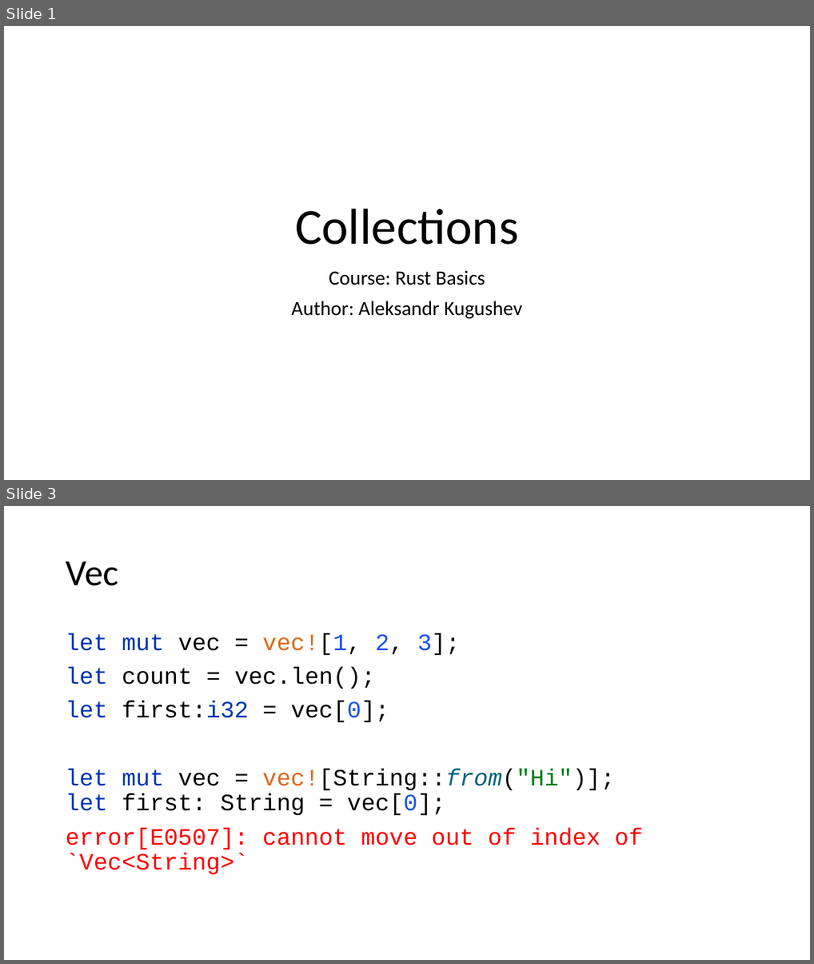
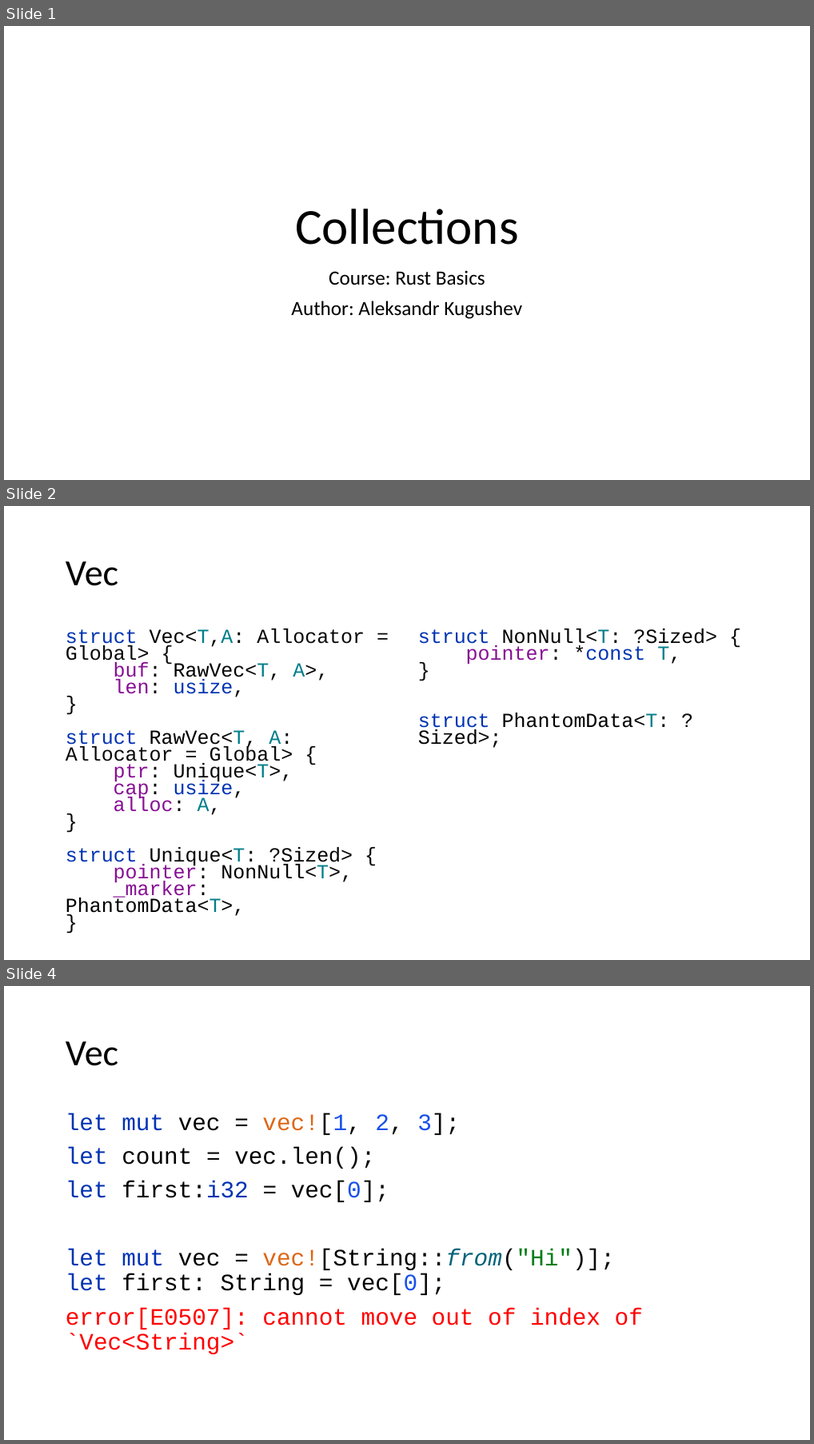
Before and after one commit to kugushev/course-rust-basics, a slide deck: pres/07-Collections.pptx. Shown one above the other, each under a label of ours: slides 1 and 3 before the commit, slides 1, 2 and 4 after it; the slides between them are not shown. The pictures are 814x964 and 814x1444 pixels, drawn with LibreOffice and Linux fonts; fonts in the diff are those of the drawing. Boxes give left, top, right and bottom in pixels: in the first picture for what was removed or moved away, otherwise in the second. Text is boxed around its words. In the diff, an @@ line names an element or a change of style, - is before the commit and + after.

```diff
--- a/pres/07-Collections.pptx
+++ b/pres/07-Collections.pptx
@@ slide 2 added at (x1=4, y1=506, x2=810, y2=960), background #FFFFFF @@
@@ rectangle added at (x1=4, y1=509, x2=16, y2=533), fill #FFFFFF @@
@@ title added at (x1=66, y1=561, x2=118, y2=586), 44 pt, text #000000 @@
+Vec
@@ text added at (x1=66, y1=628, x2=365, y2=918), 23.8 pt, text #080808 @@
+struct Vec<T,A: Allocator = Global> {
+buf: RawVec<T, A>,
+len: usize,
+}
+struct RawVec<T, A: Allocator = Global> {
+ptr: Unique<T>,
+cap: usize,
+alloc: A,
+}
+struct Unique<T: ?Sized> {
+pointer: NonNull<T>,
+_marker: PhantomData<T>,
+}
@@ text added at (x1=418, y1=628, x2=718, y2=748), 23.8 pt, text #000000 @@
+struct NonNull<T: ?Sized> {
+pointer: *const T,
+}
+struct PhantomData<T: ?Sized>;
@@ what was slide 3 is now slide 4 @@
```
Also in this commit, not shown: 2 slides changed, 8 other slides added, 2 other files.
